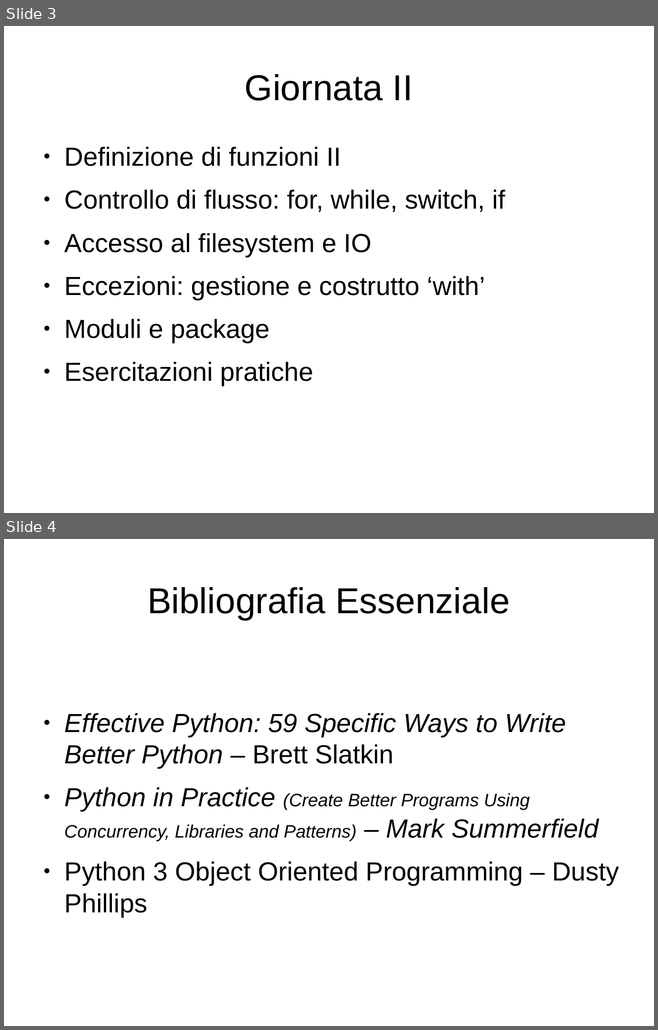
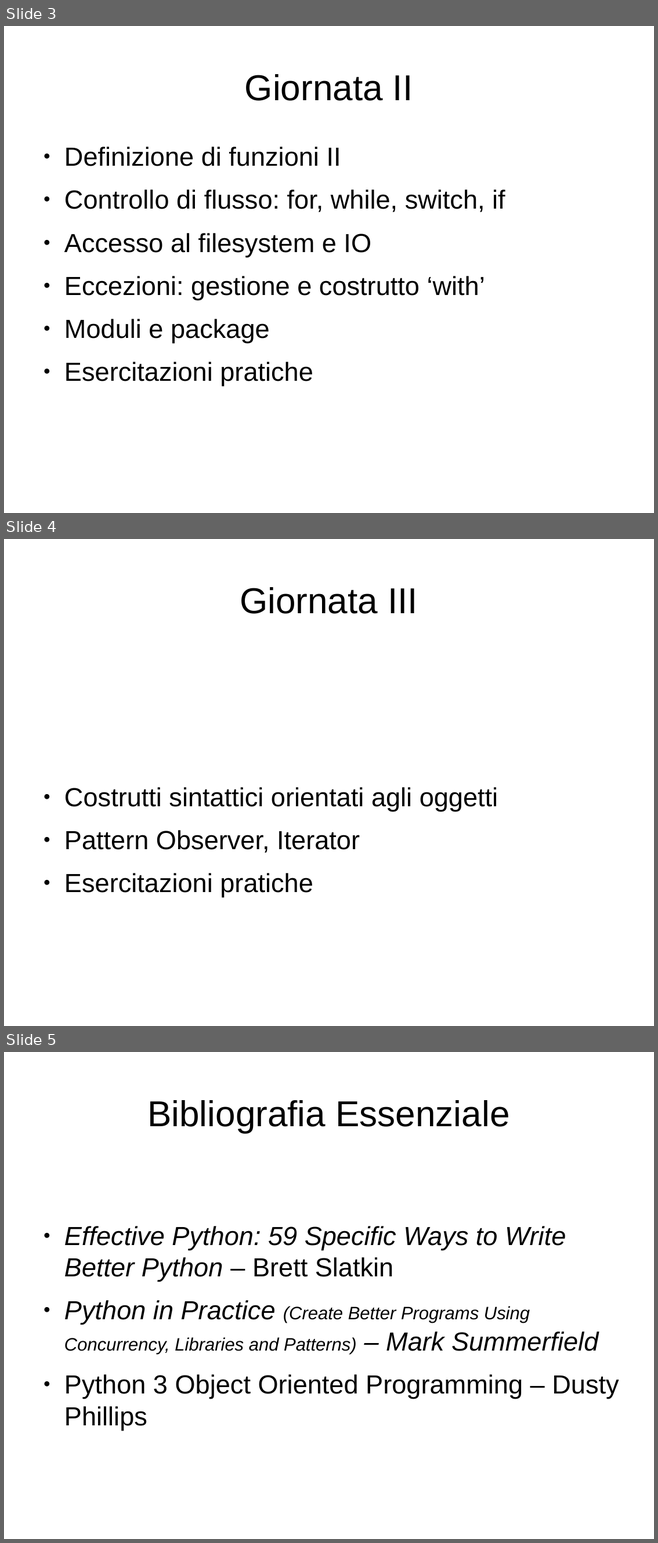
Before and after one commit to nicolacammillini/spacedys, a slide deck: docs/corso_spacedys.odp. Shown one above the other, each under a label of ours: slides 3 and 4 before the commit, slides 3, 4 and 5 after it. The pictures are 658x1030 and 658x1543 pixels, drawn with LibreOffice and Linux fonts; fonts in the diff are those of the drawing. Boxes give left, top, right and bottom in pixels: in the first picture for what was removed or moved away, otherwise in the second. Text is boxed around its words. In the diff, an @@ line names an element or a change of style, - is before the commit and + after.

Commit message:
Deck of cards implemented as a class
Slides updeted for day three

```diff
--- a/docs/corso_spacedys.odp
+++ b/docs/corso_spacedys.odp
@@ slide 4 added at bbox=[4, 539, 654, 1026], background #FFFFFF @@
@@ title added at bbox=[239, 587, 418, 614], 44 pt, text #000000 @@
+Giornata III
@@ text added at bbox=[64, 787, 498, 897], 32 pt, text #000000 @@
+● Costrutti sintattici orientati agli oggetti
+● Pattern Observer, Iterator
+● Esercitazioni pratiche
@@ what was slide 4 is now slide 5 @@
```
Also in this commit, not shown: 2 other files.
